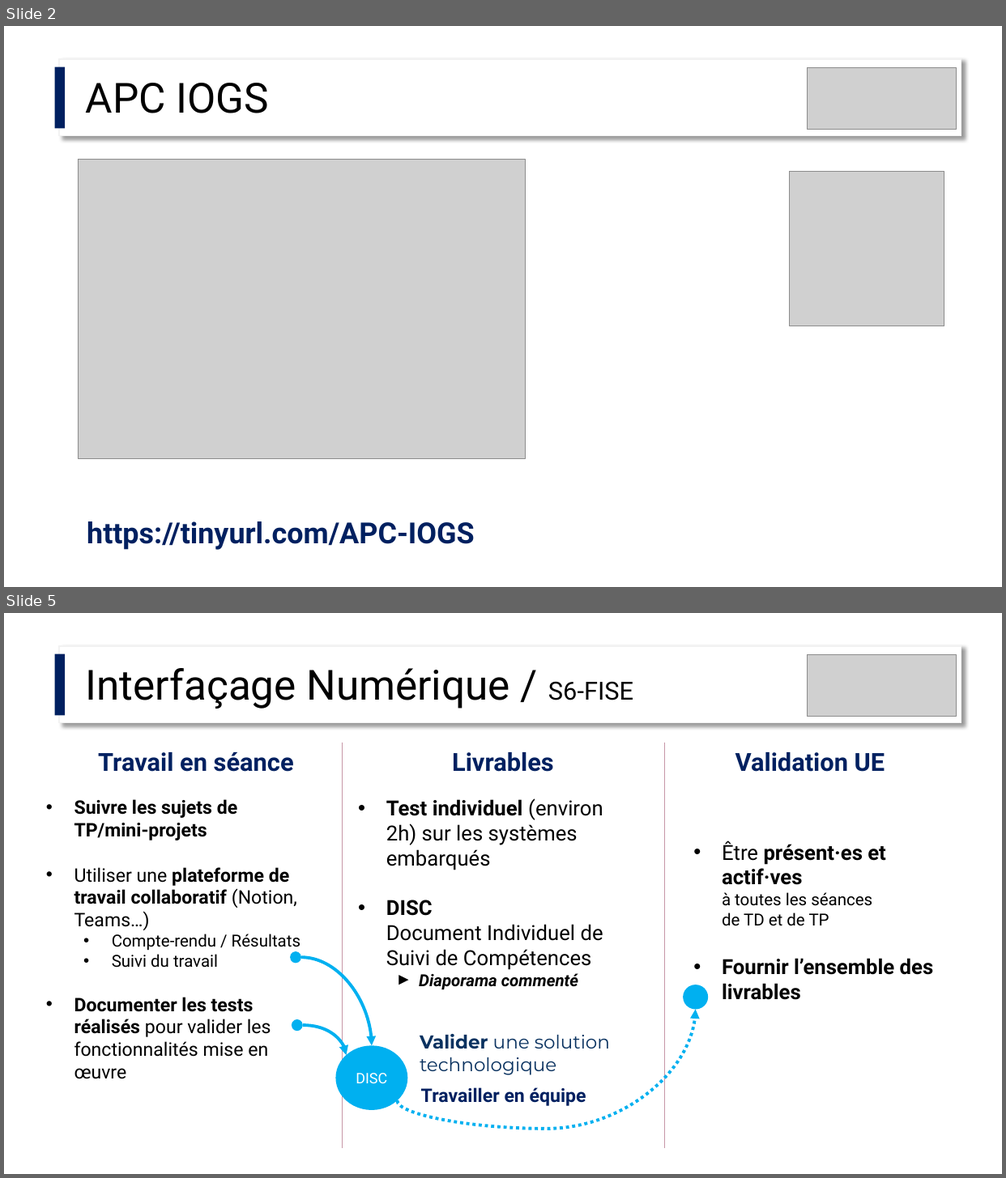
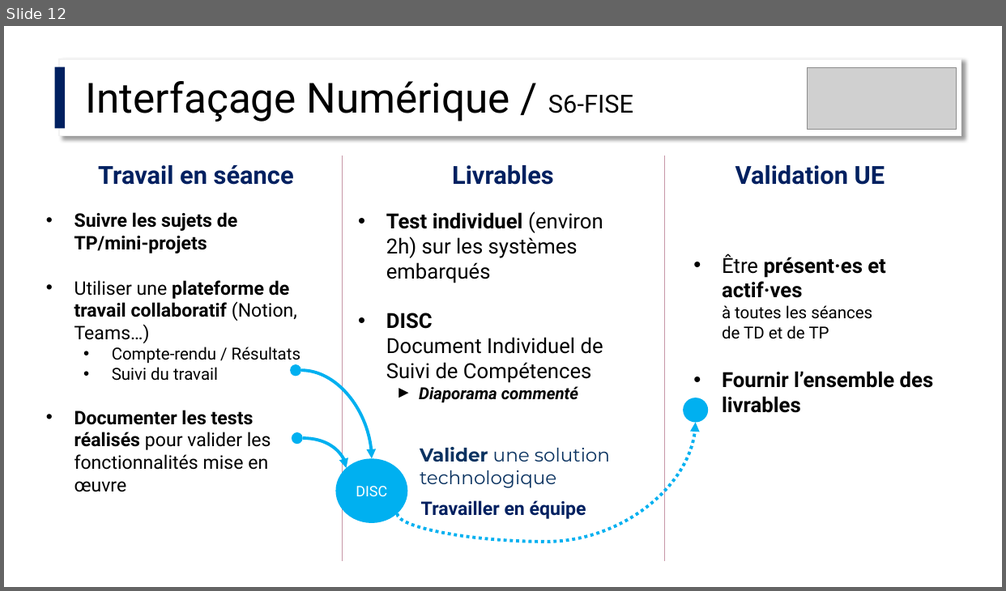
Before and after one commit to IOGS-Digital-Methods/semester-6, a slide deck: InterfacageNumerique/APC/S6_IntNum_APC.pptx. Shown one above the other, each under a label of ours: slides 2 and 5 before the commit, slide 12 after it; the slides between them are not shown. The pictures are 1006x1178 and 1006x591 pixels, drawn with LibreOffice and Linux fonts; fonts in the diff are those of the drawing; grey boxes stand for pictures. Boxes give left, top, right and bottom in pixels: in the first picture for what was removed or moved away, otherwise in the second. Text is boxed around its words. In the diff, an @@ line names an element or a change of style, - is before the commit and + after.

```diff
--- a/InterfacageNumerique/APC/S6_IntNum_APC.pptx
+++ b/InterfacageNumerique/APC/S6_IntNum_APC.pptx
@@ slide 2 removed at <box>4,26,1002,587</box>, background #FFFFFF @@
@@ rectangle removed at <box>55,67,66,129</box> @@
@@ rectangle removed at <box>59,59,961,136</box> @@
@@ picture removed at <box>808,68,957,130</box> @@
@@ text removed at <box>86,83,270,113</box> @@
-APC IOGS
@@ picture removed at <box>78,160,525,459</box> @@
@@ picture removed at <box>790,171,944,327</box> @@
@@ text removed at <box>87,522,475,550</box> @@
-https://tinyurl.com/APC-IOGS
@@ what was slide 5 is now slide 12 @@
```
Also in this commit, not shown: 5 slides changed, 16 slides added, 2 other files.
